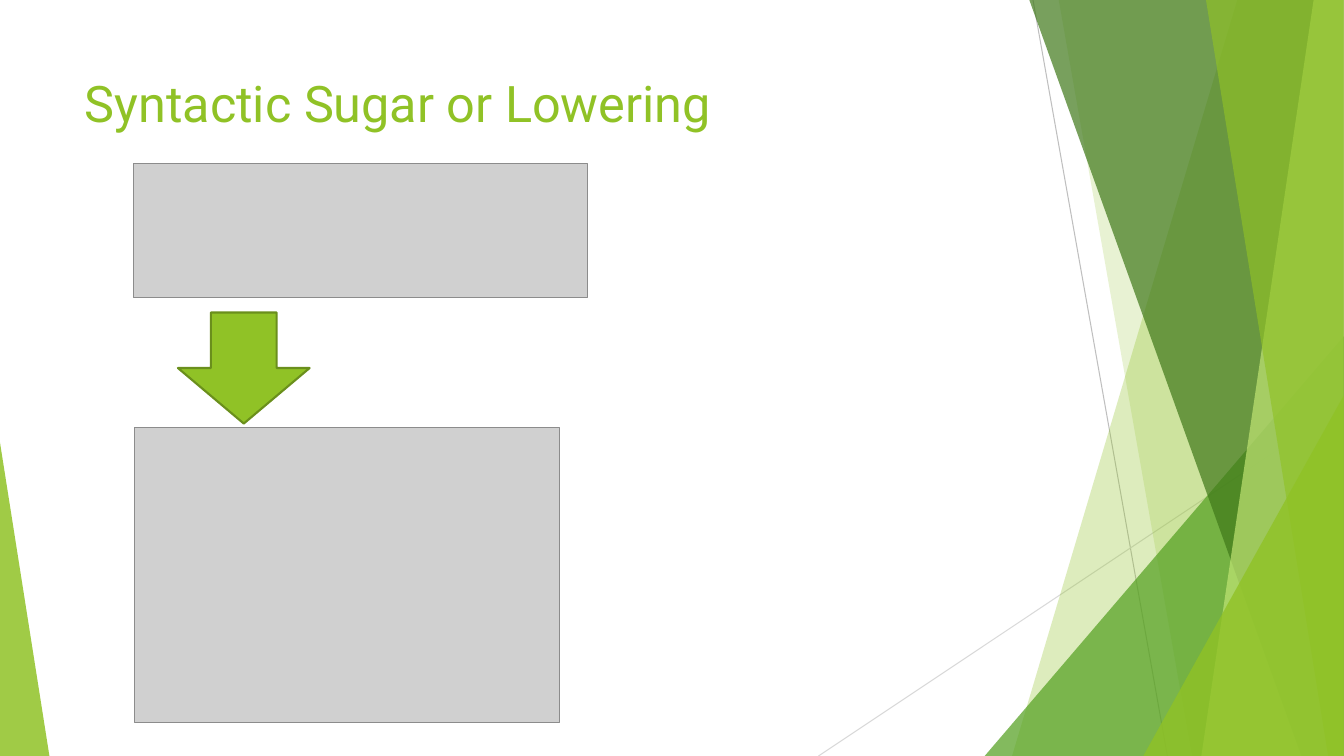
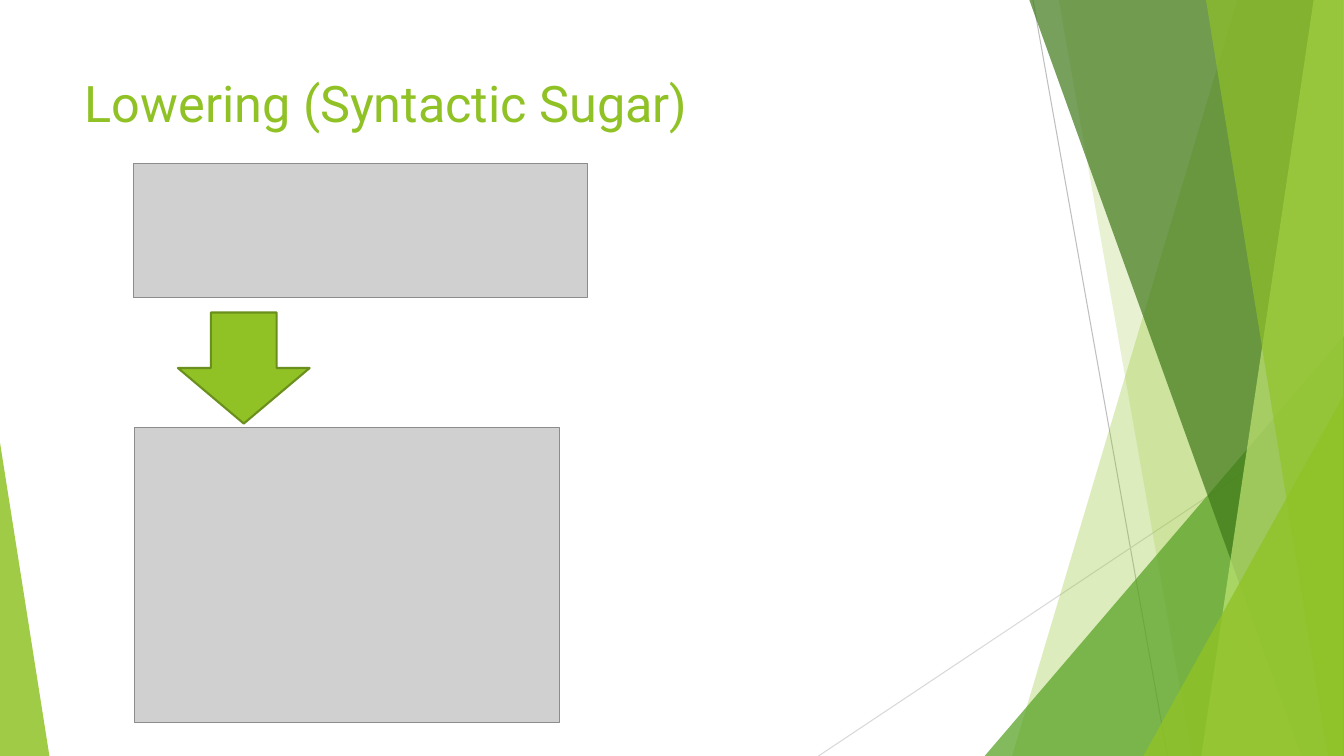
Before and after one commit to heneryville/MineDefine, a slide deck: slide 17 of docs/Making Your Own Domain Specific Language.pptx (slide 11 before the commit). Drawn at 1344x756 pixels with LibreOffice and Linux fonts; fonts in the diff are those of the drawing; grey boxes stand for pictures. Boxes give left, top, right and bottom in pixels: in the first picture for what was removed or moved away, otherwise in the second. Text is boxed around its words. In the diff, an @@ line names an element or a change of style, - is before the commit and + after.

```diff
--- a/docs/Making Your Own Domain Specific Language.pptx
+++ b/docs/Making Your Own Domain Specific Language.pptx
@@ title at bbox=[85, 82, 688, 134]: text changed @@
-Syntactic Sugar or Lowering
+Lowering (Syntactic Sugar)
```
Also in this commit, not shown: 3 other slides changed, 6 slides added, 12 other files.
